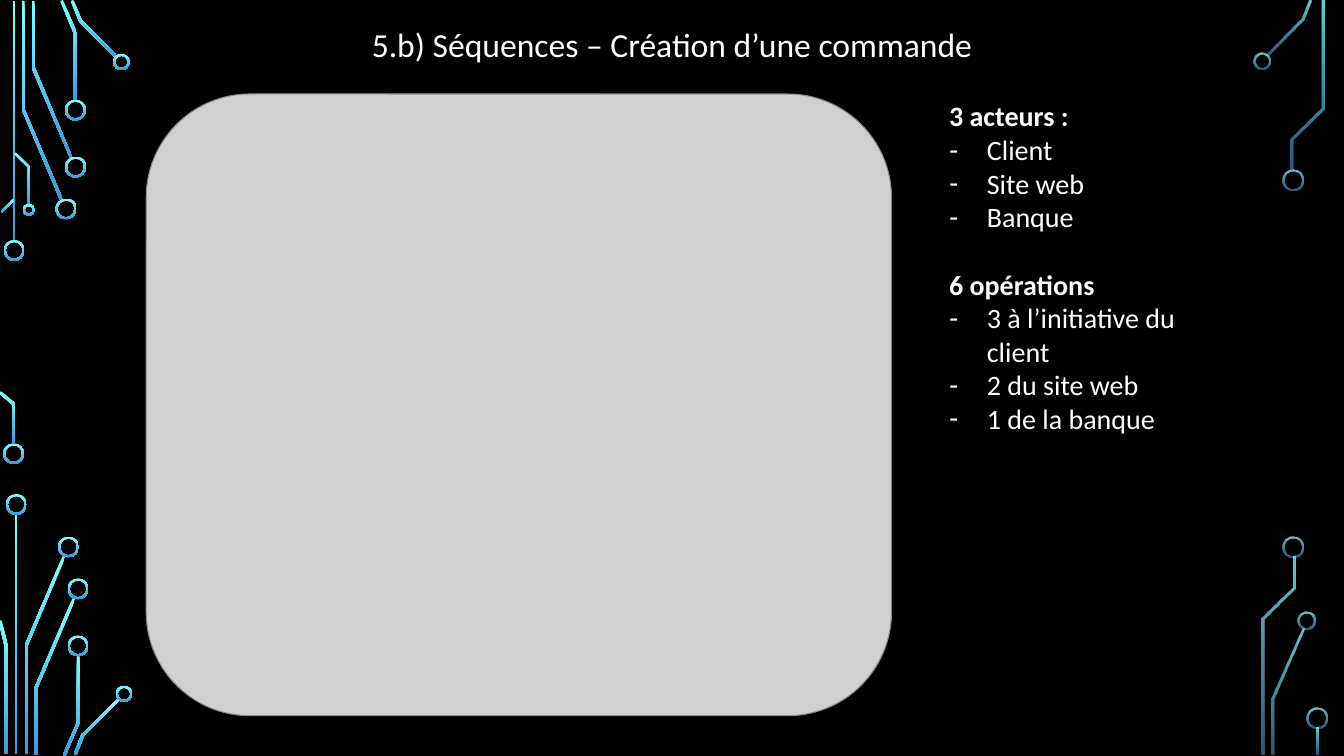
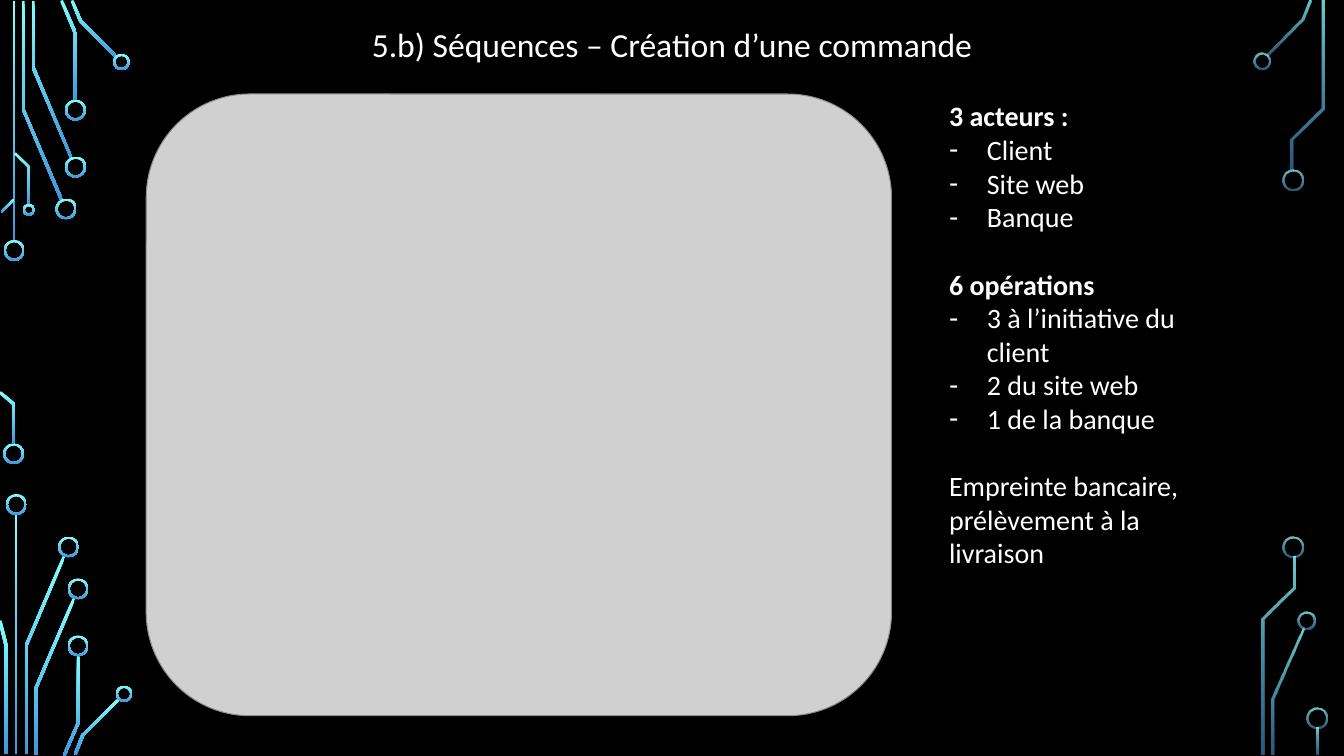
Before and after one commit to DesignGreg/Projet4-OpenClassRooms, a slide deck: slide 7 of Présentation Soutenance.pptx. Drawn at 1344x756 pixels with LibreOffice and Linux fonts; fonts in the diff are those of the drawing; grey boxes stand for pictures; background and template pictures are left out. Boxes give left, top, right and bottom in pixels: in the first picture for what was removed or moved away, otherwise in the second. Text is boxed around its words. In the diff, an @@ line names an element or a change of style, - is before the commit and + after.

```diff
--- a/Présentation Soutenance.pptx
+++ b/Présentation Soutenance.pptx
@@ text at <box>949,476,1178,564</box>: paragraph added @@
+Empreinte bancaire, prélèvement à la livraison
```
Also in this commit, not shown: 3 other slides changed, 1 slide removed, 5 other files.
